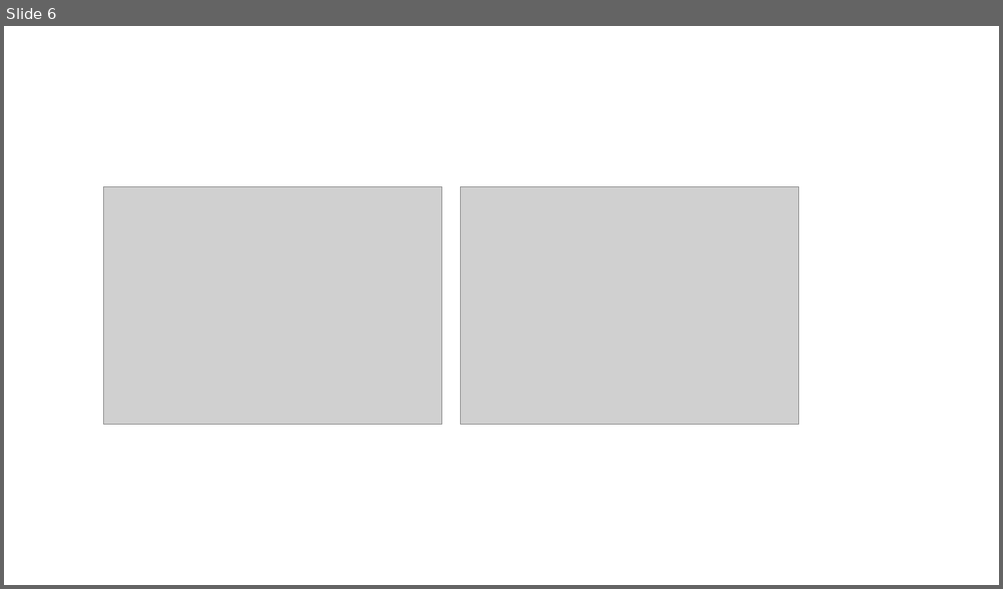
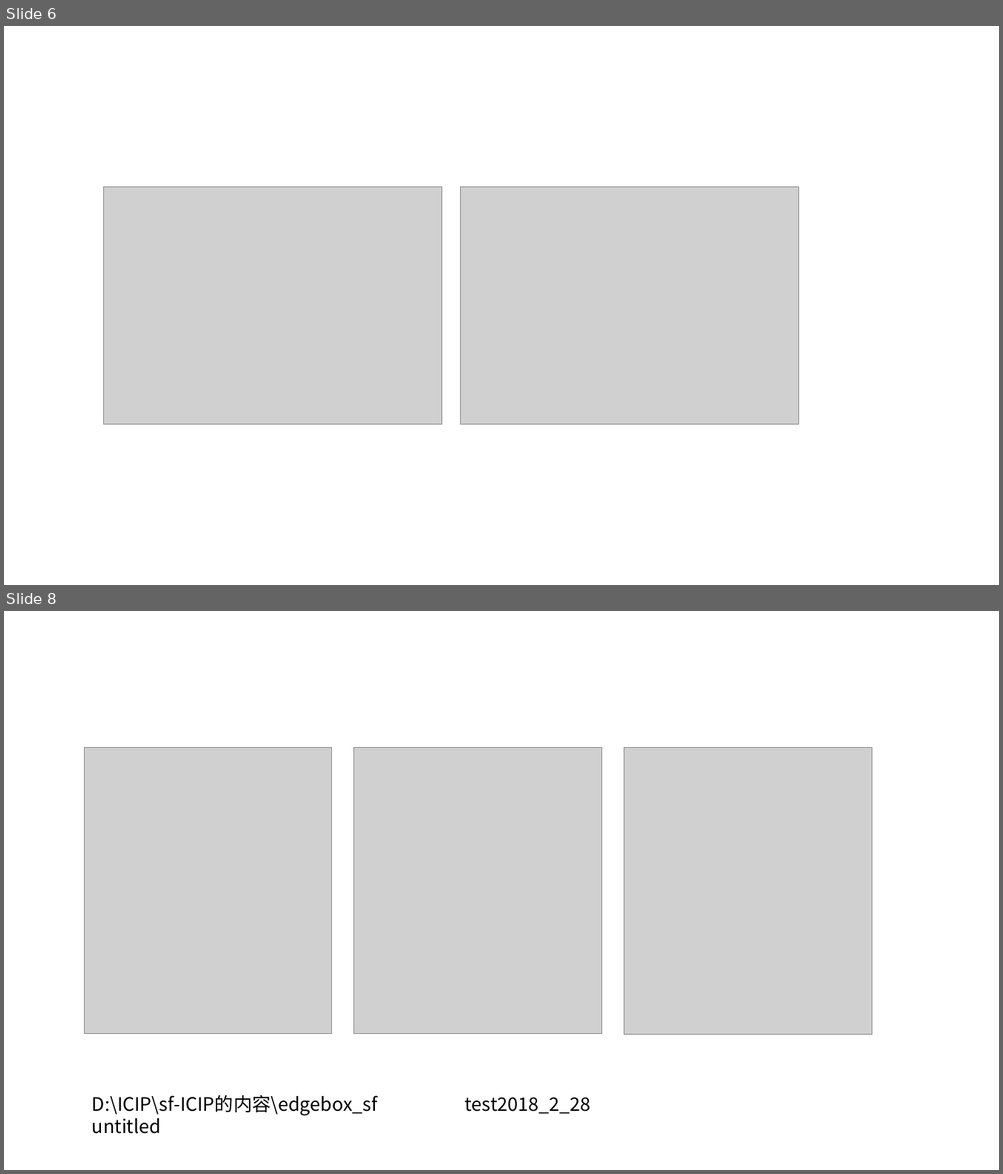
Before and after one commit to HerShawn/hershawnwork, a slide deck: material/c2_figures.pptx. Shown one above the other, each under a label of ours: slide 6 before the commit, slides 6 and 8 after it; the slides between them are not shown. The pictures are 1003x589 and 1003x1174 pixels, drawn with LibreOffice and Linux fonts; fonts in the diff are those of the drawing; grey boxes stand for pictures. Boxes give left, top, right and bottom in pixels: in the first picture for what was removed or moved away, otherwise in the second. Text is boxed around its words. In the diff, an @@ line names an element or a change of style, - is before the commit and + after.

```diff
--- a/material/c2_figures.pptx
+++ b/material/c2_figures.pptx
@@ slide 8 added at bbox=[4, 611, 999, 1170], background #FFFFFF @@
@@ picture added at bbox=[85, 748, 332, 1034] @@
@@ picture added at bbox=[354, 748, 602, 1034] @@
@@ picture added at bbox=[624, 748, 872, 1035] @@
@@ text added at bbox=[92, 1095, 591, 1116], 18 pt, text #000000 @@
+D:\ICIP\sf-ICIP的内容\edgebox_sf test2018_2_28 untitled
```
Also in this commit, not shown: 1 other slide added, 3 other files.
